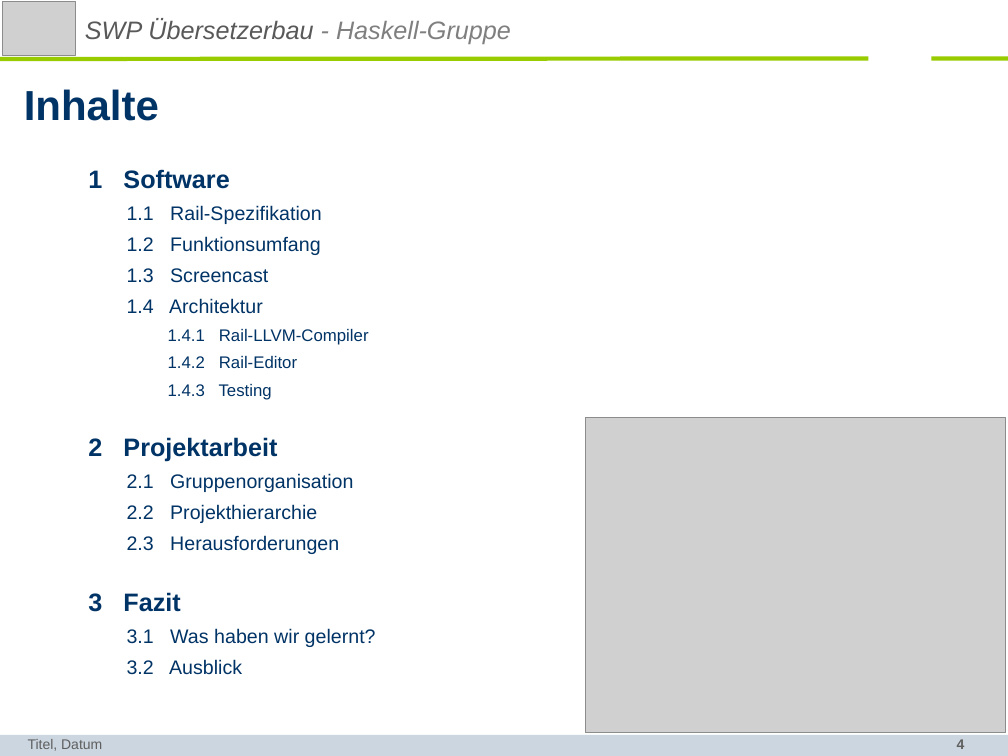
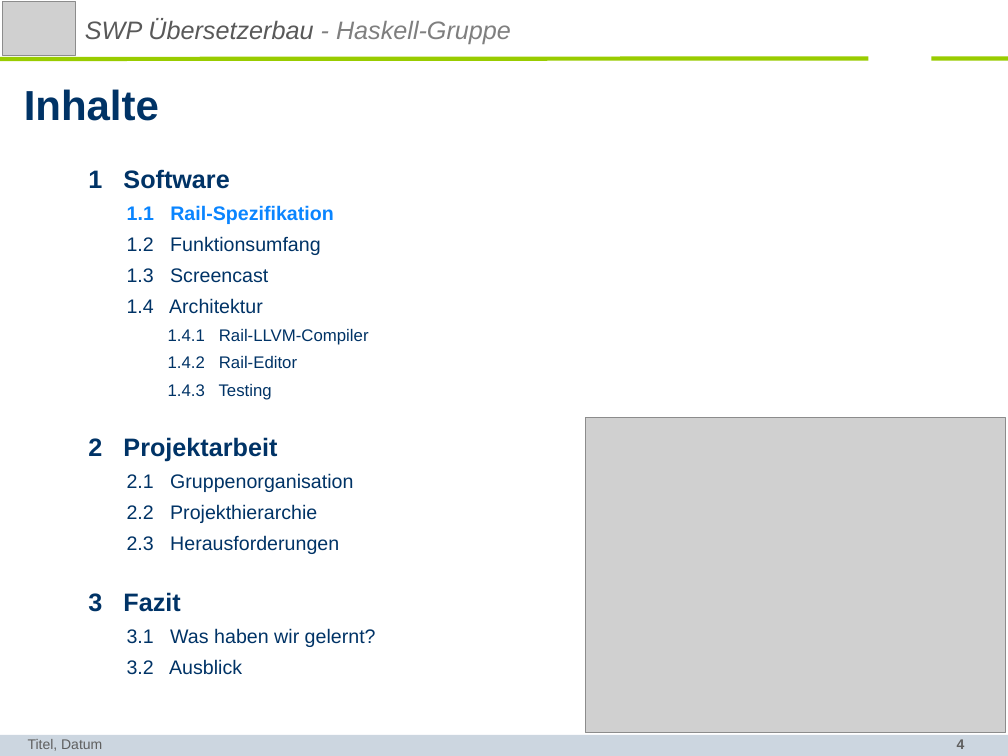
Before and after one commit to SWP-Ubau-SoSe2014-Haskell/SWPSoSe14, a slide deck: slide 4 of documentation/SWPSoSe14MS3.ppt. Drawn at 1008x756 pixels with LibreOffice and Linux fonts; fonts in the diff are those of the drawing; grey boxes stand for pictures; background and template pictures are left out. Boxes give left, top, right and bottom in pixels: in the first picture for what was removed or moved away, otherwise in the second. Text is boxed around its words. In the diff, an @@ line names an element or a change of style, - is before the commit and + after.

```diff
--- a/documentation/SWPSoSe14MS3.ppt
+++ b/documentation/SWPSoSe14MS3.ppt
@@ text at (127, 205, 333, 224): text colour #003366 to #0A85FF, bold on in "1.1 Rail-Spezifikation" @@
```
Also in this commit, not shown: 5 other slides changed, 16 slides added, 3 slides removed.
